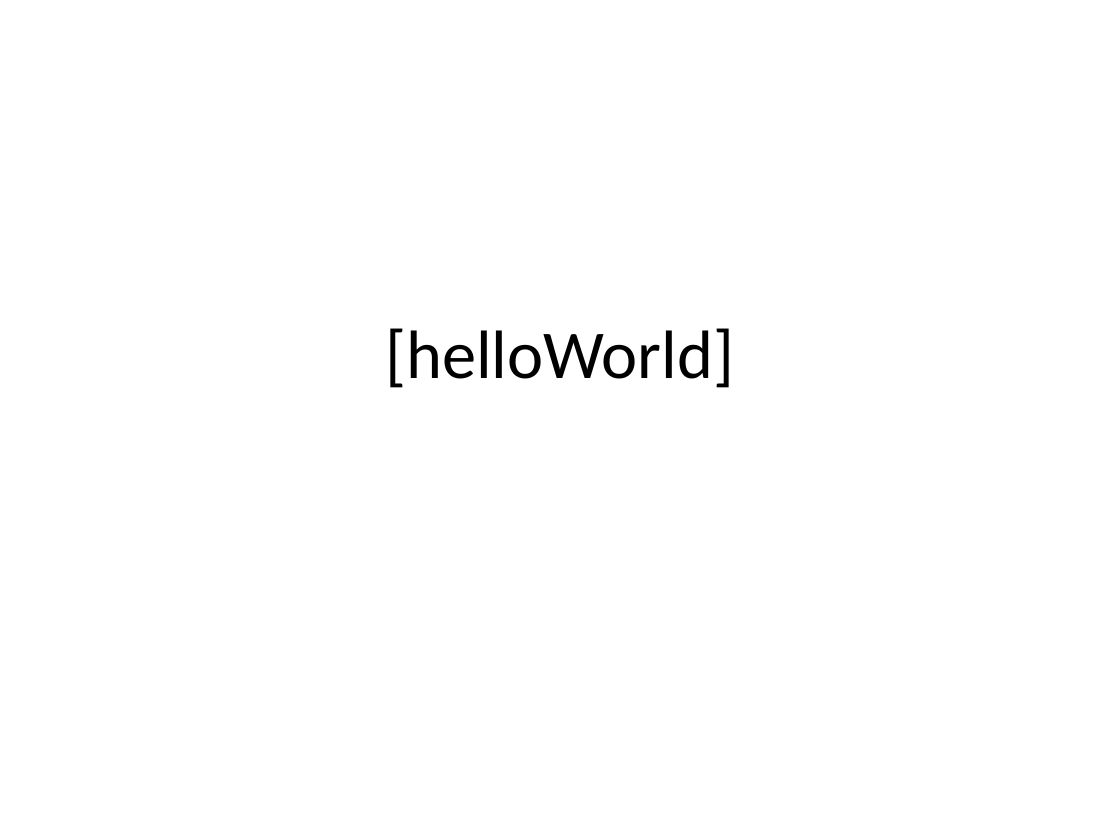
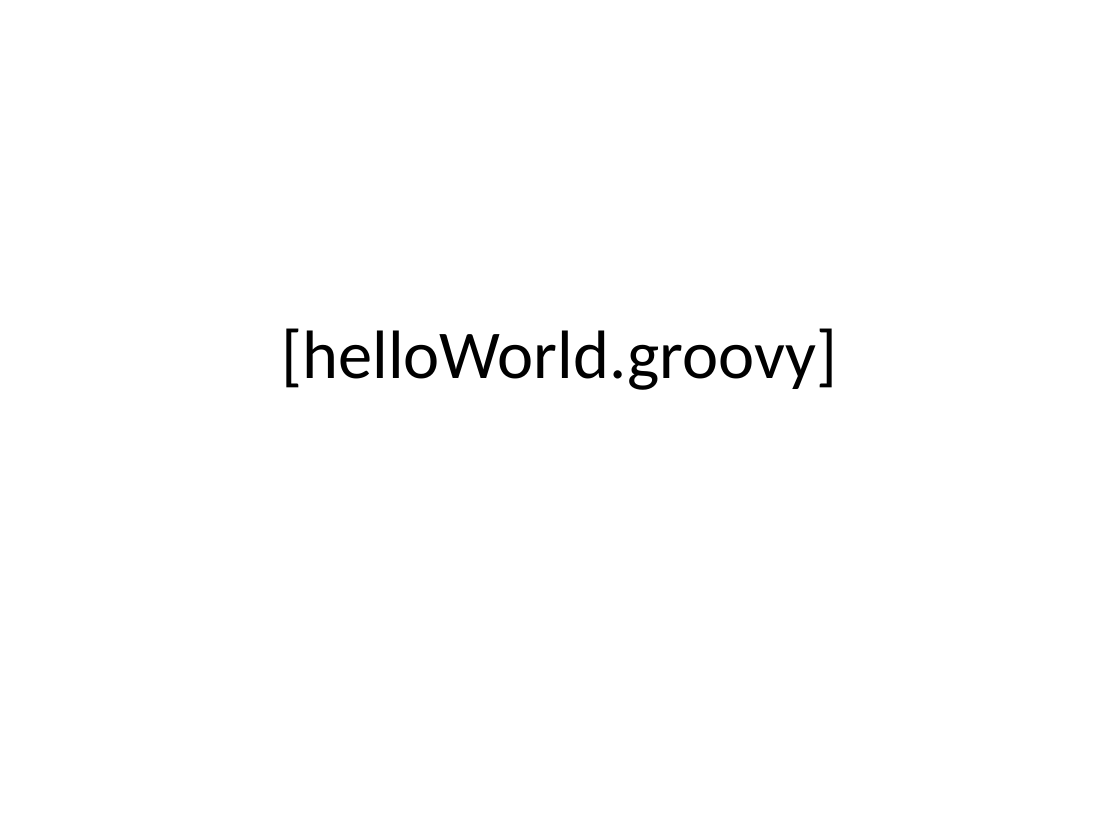
Before and after one commit to me97esn/groovyseminarium, a slide deck: slide 5 of groovyseminarie/dokument/groovyseminarium_source.pptx (slide 1 before the commit). Drawn at 1120x840 pixels with LibreOffice and Linux fonts; fonts in the diff are those of the drawing. Boxes give left, top, right and bottom in pixels: in the first picture for what was removed or moved away, otherwise in the second. Text is boxed around its words. In the diff, an @@ line names an element or a change of style, - is before the commit and + after.

```diff
--- a/groovyseminarie/dokument/groovyseminarium_source.pptx
+++ b/groovyseminarie/dokument/groovyseminarium_source.pptx
@@ title at (282, 328, 838, 390): text changed @@
-[helloWorld]
+[helloWorld.groovy]
```
Also in this commit, not shown: 5 slides added.
